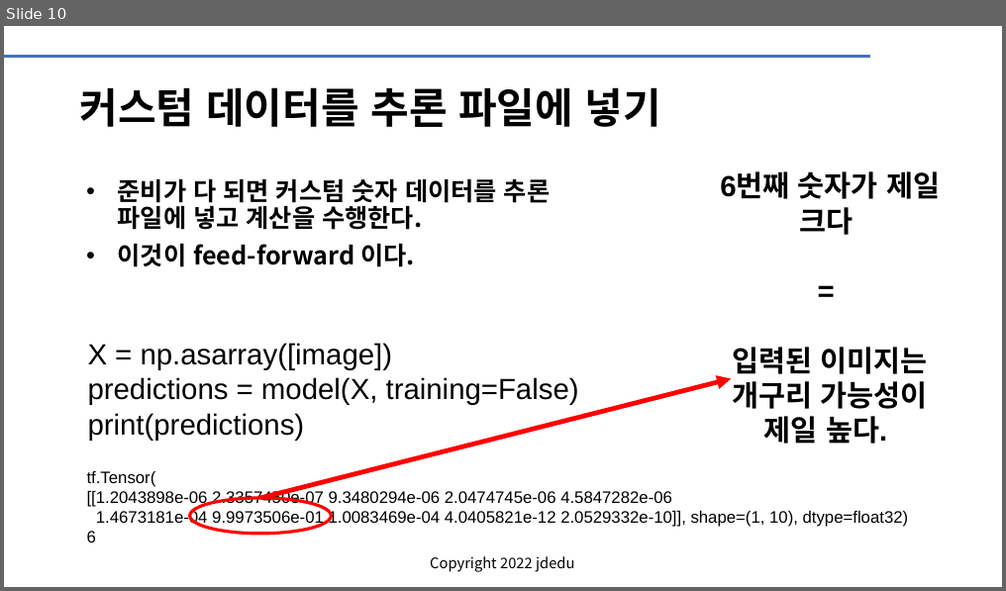
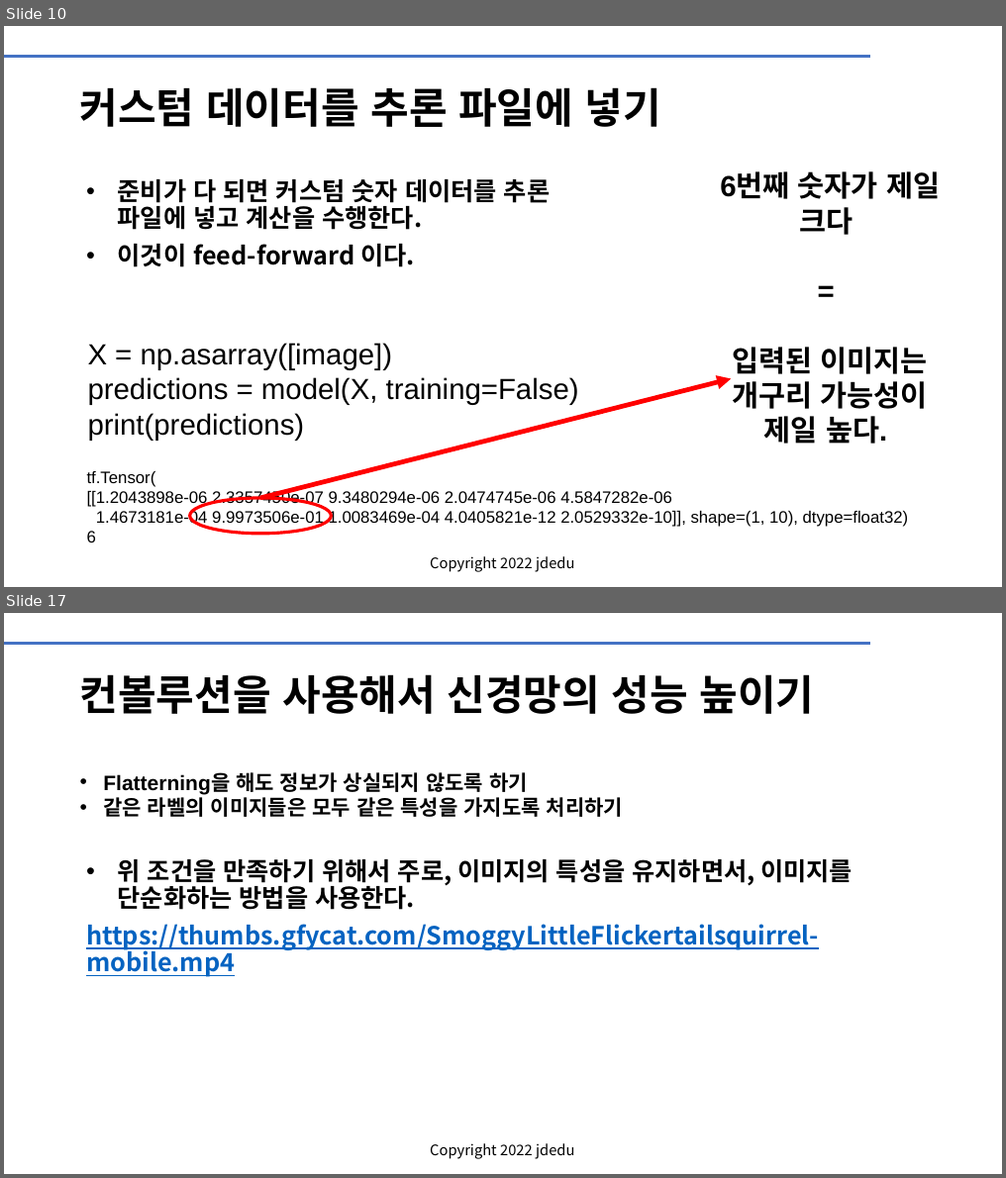
Before and after one commit to cobit-git/KOPO, a slide deck: CNN의_활용_1_CIFAR10.pptx. Shown one above the other, each under a label of ours: slide 10 before the commit, slides 10 and 17 after it; the slides between them are not shown. The pictures are 1006x591 and 1006x1178 pixels, drawn with LibreOffice and Linux fonts; fonts in the diff are those of the drawing; background and template pictures are left out. Boxes give left, top, right and bottom in pixels: in the first picture for what was removed or moved away, otherwise in the second. Text is boxed around its words. In the diff, an @@ line names an element or a change of style, - is before the commit and + after.

```diff
--- a/CNN의_활용_1_CIFAR10.pptx
+++ b/CNN의_활용_1_CIFAR10.pptx
@@ slide 17 added at <box>4,613,1002,1174</box>, background #FFFFFF; not listed: 2 template elements that a slide beside it also shows @@
@@ title added at <box>80,674,815,714</box>, 40 pt, text #000000, bold @@
+컨볼루션을 사용해서 신경망의 성능 높이기
@@ text added at <box>103,772,623,817</box>, 20 pt, text #000000, bold @@
+  • Flatterning을 해도 정보가 상실되지 않도록 하기
+  • 같은 라벨의 이미지들은 모두 같은 특성을 가지도록 처리하기
@@ text added at <box>86,860,852,977</box>, 24 pt, text #0563C1, bold, underline @@
+• 위 조건을 만족하기 위해서 주로, 이미지의 특성을 유지하면서, 이미지를 단순화하는 방법을 사용한다.
+https://thumbs.gfycat.com/SmoggyLittleFlickertailsquirrel-mobile.mp4
```
Also in this commit, not shown: 7 other slides added.
